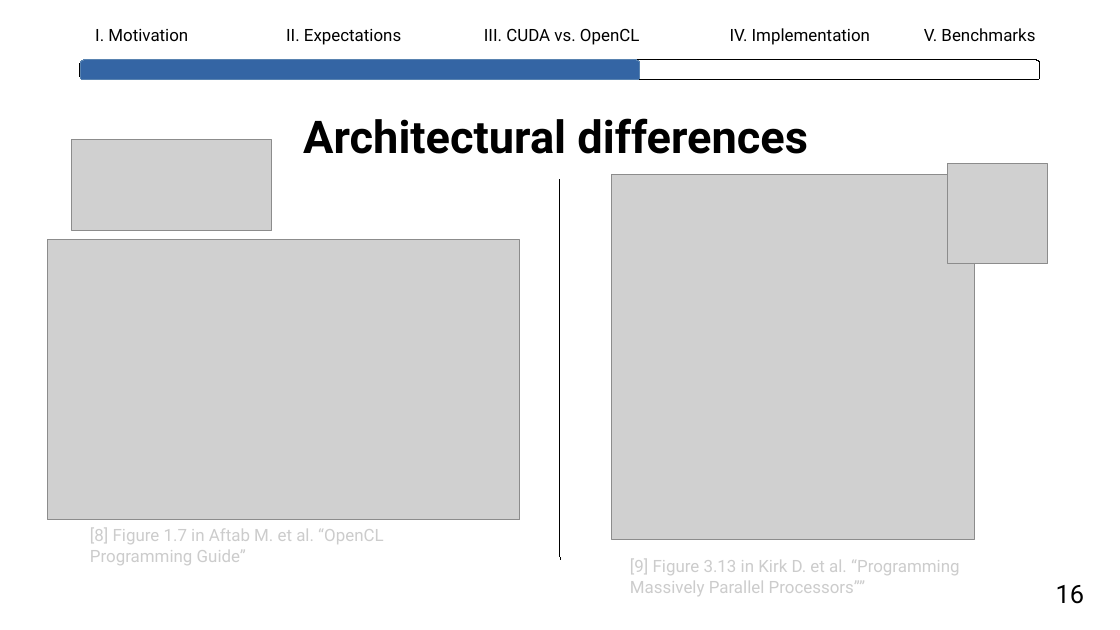
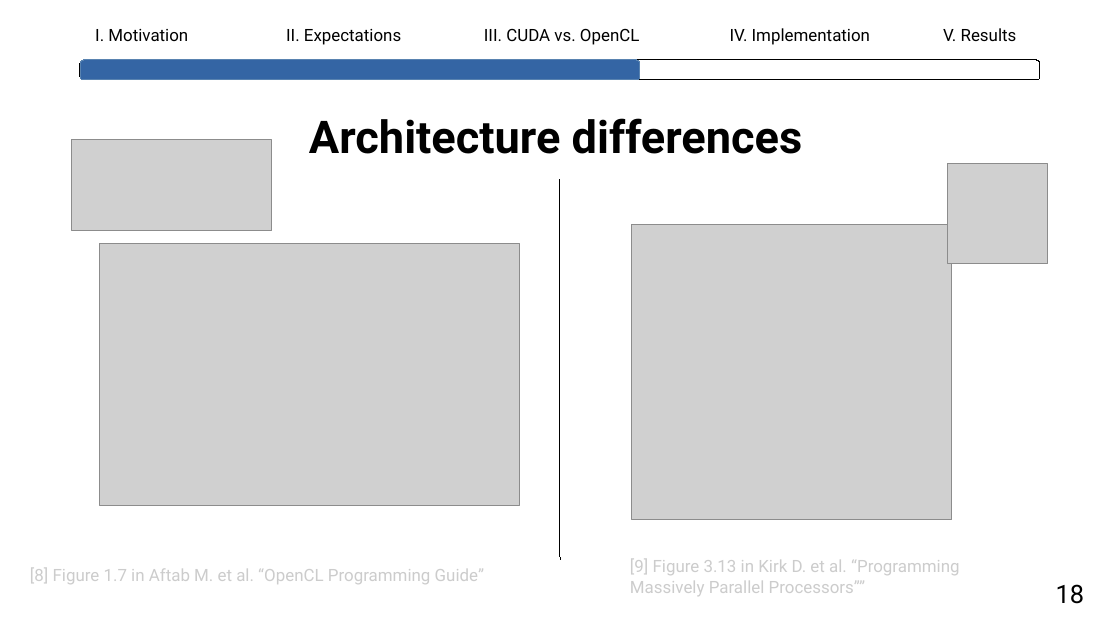
Before and after one commit to lhahner/opti-perf, a slide deck: slide 20 of docs/presentation/final-presentation.odp (slide 19 before the commit). Drawn at 1120x630 pixels with LibreOffice and Linux fonts; fonts in the diff are those of the drawing; grey boxes stand for pictures. Boxes give left, top, right and bottom in pixels: in the first picture for what was removed or moved away, otherwise in the second. Text is boxed around its words. In the diff, an @@ line names an element or a change of style, - is before the commit and + after.

```diff
--- a/docs/presentation/final-presentation.odp
+++ b/docs/presentation/final-presentation.odp
@@ text at (943,28,1017,41): text changed @@
-V. Benchmarks
+V. Results
@@ title at (309,118,803,154): text changed @@
-Architectural differences
+Architecture differences
@@ picture: place and size @@
-picture at (612,175,975,541)
+picture at (632,225,952,520)
@@ picture: place and size @@
-picture at (48,240,520,520)
+picture at (100,244,519,506)
@@ text "[8] Figure 1.7 in Aftab ..." rewrapped from (90,528,383,565) to (30,568,484,584) @@
@@ text at (1056,584,1085,604): text changed @@
-16
+18
```
Also in this commit, not shown: 36 other slides changed, 3 slides added, 1 slide removed.
